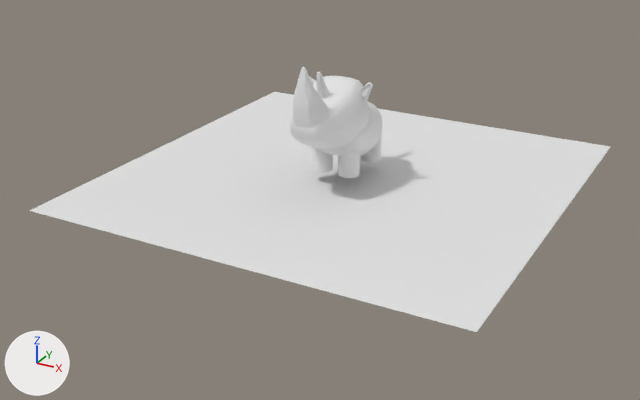
Before and after pictures for a commit that changed the Blender file Blender Files/Rhino.blend.
The view is the same before and after, from a 50 mm camera at (4.08, -7.99, 3.64) aimed at (-0.06, -0.46, -0.13). Arrows for +X, +Y and +Z are at lower left; the lights stay in place.

The older version as bpy lines, for what is in view:
```python
ob_cube = bpy.data.objects.new('Cube', me_cube_001)
ob_cube.location = (0.005, -0.001, 0.536)
ob_cube.scale = (0.316, 0.46, 0.274)
ob_cube_001 = bpy.data.objects.new('Cube.001', me_cube_002)
ob_cube_001.location = (0.009, -0.47, 0.933)
ob_cube_001.scale = (0.392, 0.449, 0.392)
ob_cube_002 = bpy.data.objects.new('Cube.002', me_cube_003)
ob_cube_002.location = (0.009, -0.432, 0.927)
ob_cube_002.rotation_euler = (0.504, 0.0, 0.0)  # degrees (29, 0, 0)
ob_cube_002.scale = (0.45, 0.45, 0.45)
ob_cube_003 = bpy.data.objects.new('Cube.003', me_cube_004)
ob_cube_003.location = (0.317, -0.191, 1.055)
ob_cube_003.rotation_euler = (-0.582, -0.13, -1.694)  # degrees (-33, -7.4, -97)
ob_cube_003.scale = (0.11, 0.11, 0.11)
ob_cube_013 = bpy.data.objects.new('Cube.013', me_cube_000)
ob_cube_013.location = (0.008, -0.394, 1.064)
ob_cube_013.rotation_euler = (0.504, 0.0, 0.0)  # degrees (29, 0, 0)
ob_cube_013.scale = (0.165, 0.165, 0.165)
ob_cylinder = bpy.data.objects.new('Cylinder', me_cylinder)
ob_cylinder.location = (-0.155, -0.245, 0.27)
ob_cylinder.scale = (0.116, 0.103, 0.133)
ob_plane = bpy.data.objects.new('Plane', me_plane)
ob_plane.location = (0.0, 0.0, 0.0)
ob_plane.scale = (2.33, 2.33, 2.33)
```
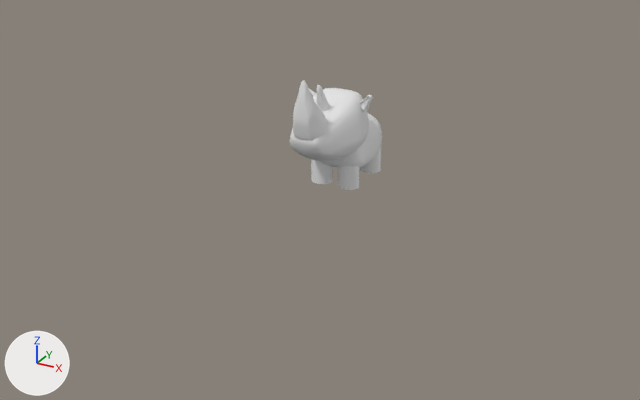
Boxes (x1, y1, x2, y2) around the edits, measured in the pictures (640 x 400 px):
'Plane', deleted
    before: (29, 92, 610, 332)
'Cube.001', moved
    before: (290, 76, 369, 149)
    after: (290, 88, 369, 161)
'Cube.002', moved
    before: (293, 67, 327, 128)
    after: (293, 81, 327, 141)
'Cube', moved
    before: (317, 102, 382, 156)
    after: (319, 113, 382, 168)
'Cube.013', moved
    before: (316, 72, 330, 98)
    after: (317, 85, 330, 111)
'Cube.003', moved
    before: (360, 82, 372, 98)
    after: (360, 95, 371, 110)

The edits, one by one:
Object 'Cube' (ob_cube) moves from (0.005, -0.001, 0.536) to (0.005, -0.001, 0.403).
Object 'Cube.001' (ob_cube_001) moves from (0.009, -0.47, 0.933) to (0.009, -0.47, 0.801).
Object 'Cube.002' (ob_cube_002) moves from (0.009, -0.432, 0.927) to (0.009, -0.432, 0.795).
Object 'Cube.003' (ob_cube_003) moves from (0.317, -0.191, 1.055) to (0.317, -0.191, 0.922).
Object 'Cube.013' (ob_cube_013) moves from (0.008, -0.394, 1.064) to (0.008, -0.394, 0.932).
Object 'Plane' (ob_plane) is deleted.
